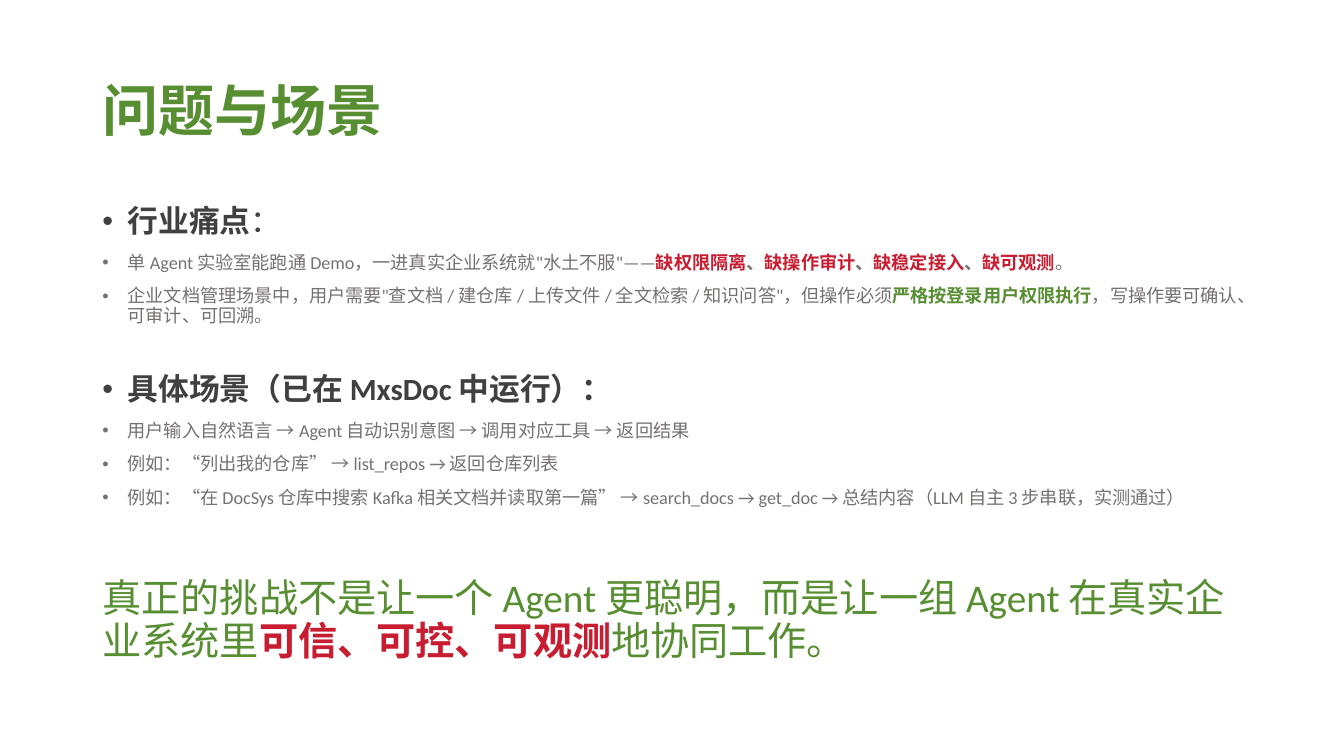
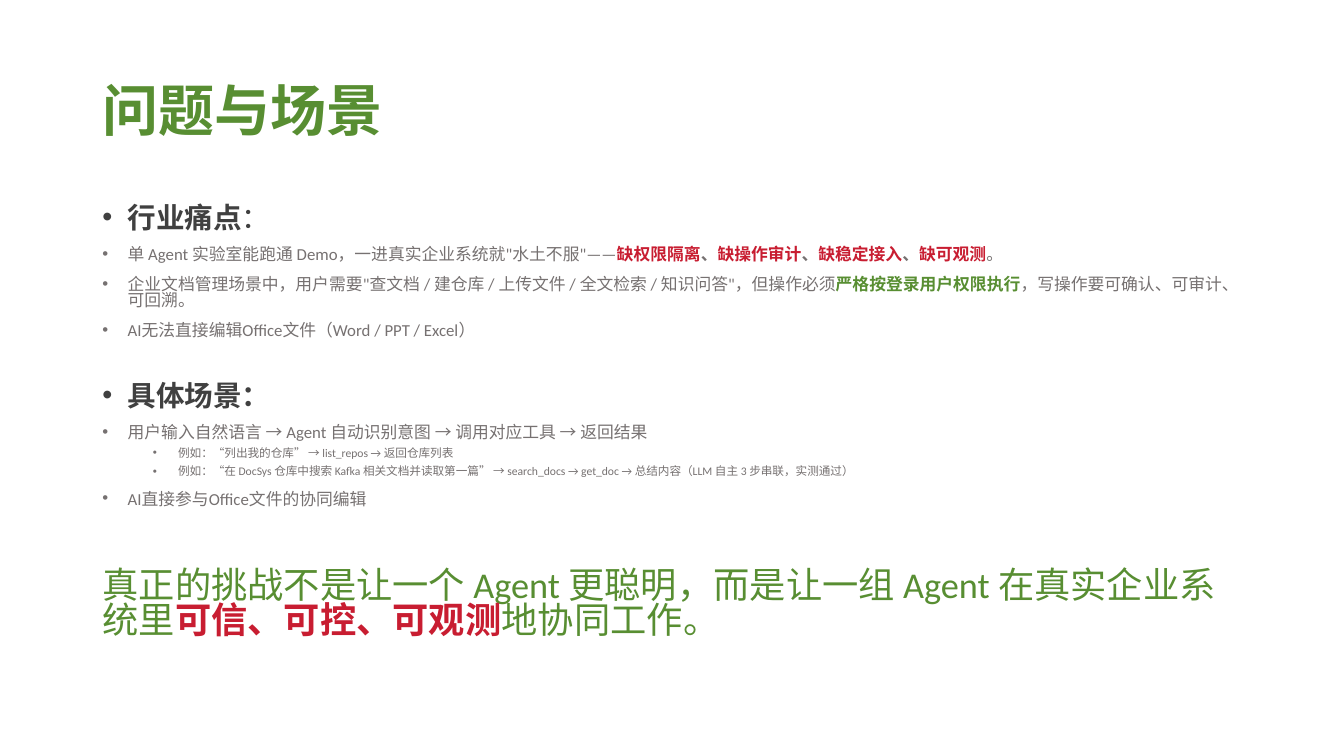
Before and after one commit to nonomal/DocSys, a slide deck: slide 2 of GOAI_MxsDoc_AI_方案PPT.pptx. Drawn at 1344x756 pixels with LibreOffice and Linux fonts; fonts in the diff are those of the drawing. Boxes give left, top, right and bottom in pixels: in the first picture for what was removed or moved away, otherwise in the second. Text is boxed around its words. In the diff, an @@ line names an element or a change of style, - is before the commit and + after.

Commit message:
【文档】GOAI初赛材料
1. 材料修改

```diff
--- a/GOAI_MxsDoc_AI_方案PPT.pptx
+++ b/GOAI_MxsDoc_AI_方案PPT.pptx
@@ text at box(102, 203, 1239, 637): size 22 to 20.4 pt in "行业痛点："; size 13 to 12 pt in "单 Agent 实验室能跑通 Demo，一进真实企业系统就"水土不服"——缺权限隔离、缺操作审计、缺稳定接入、缺可观测。", "企业文档管理场景中，用户需要"查文档 / 建仓库 / 上传文件 / 全文检索 ...", "用户输入自然语言 → Agent 自动识别意图 → 调用对应工具 → ..."; size 13 to 8.3 pt in "例如：“列出我的仓库” → list_repos → 返回仓库列表", "例如：“在 DocSys 仓库中搜索 Kafka 相关文档并读取第一篇” → search_docs ..."; size 28 to 25.9 pt in "真正的挑战不是让一个 Agent 更聪明，而是让一组 Agent 在真实企业系统里可信、可控、可观测地协同工作。"; line spacing 0.9 to 0.8; list level 1 to 2 in "例如：“列出我的仓库” → list_repos → 返回仓库列表"; list level 1 to 2 in "例如：“在 DocSys 仓库中搜索 Kafka 相关文档并读取第一篇” ..." @@
@@ text at box(128, 323, 475, 409): text changed; size 22 to 12 pt; text colour #404040 to #767171; bold off @@
-• 具体场景（已在 MxsDoc 中运行）：
+• AI无法直接编辑Office文件（Word / PPT / Excel）
+• 具体场景：
@@ text at box(128, 491, 367, 507): paragraph added @@
+• AI直接参与Office文件的协同编辑
```
Also in this commit, not shown: 12 other slides changed.
